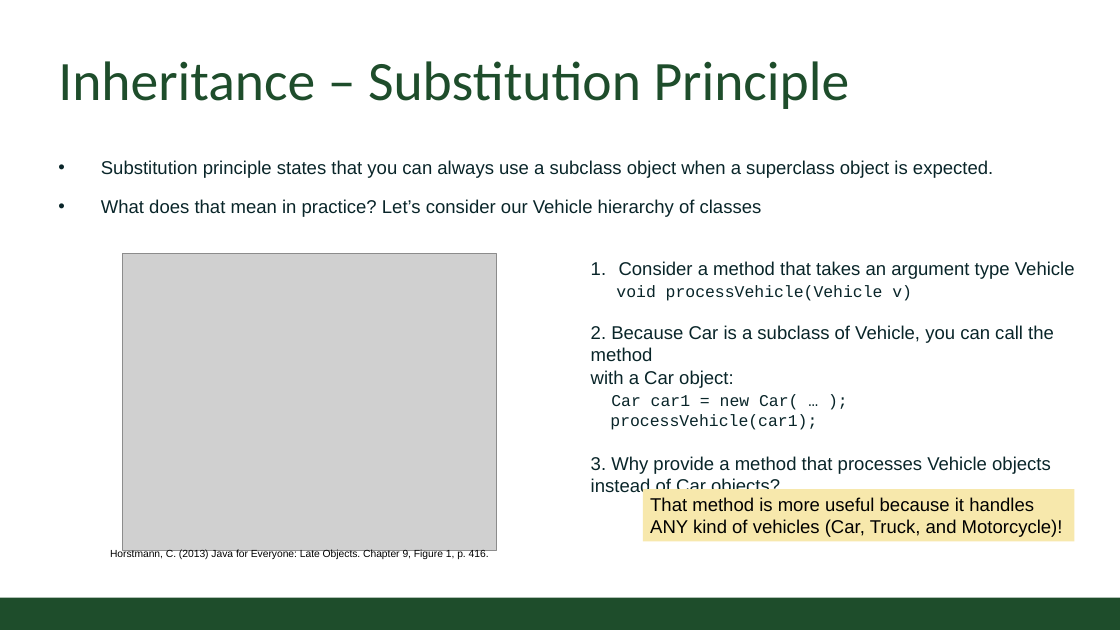
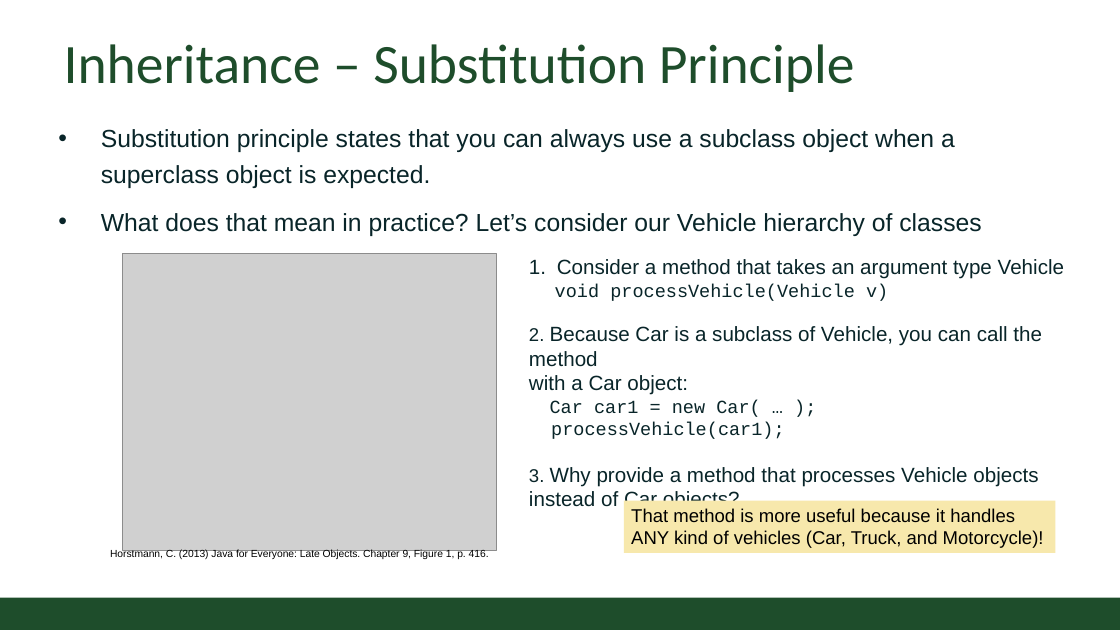
Before and after one commit to CSU-CompSci-CS163-4/Handouts, a slide deck: slide 4 of slides/On-Campus/07_03_Inheritance.pptx. Drawn at 1120x630 pixels with LibreOffice and Linux fonts; fonts in the diff are those of the drawing; grey boxes stand for pictures; background and template pictures are left out. Boxes give left, top, right and bottom in pixels: in the first picture for what was removed or moved away, otherwise in the second. Text is boxed around its words. In the diff, an @@ line names an element or a change of style, - is before the commit and + after.

Commit message:
Inheritance lecture update

```diff
--- a/slides/On-Campus/07_03_Inheritance.pptx
+++ b/slides/On-Campus/07_03_Inheritance.pptx
@@ title "Inheritance – Substitution Principle": place and size @@
-title "Inheritance – Substitution Principle" at [58,61,850,109]
+title "Inheritance – Substitution Principle" at [64,44,855,92]
@@ text "Substitution principle states that you ...": place and size @@
-text "Substitution principle states that you ..." at [101,160,993,217]
+text "Substitution principle states that you ..." at [101,129,981,236]
@@ text "Substitution principle states that you ..." at [101,129,981,236]: size 18 to 24 pt @@
@@ text "Consider a method that takes ...": place and size @@
-text "Consider a method that takes ..." at [591,261,1075,489]
+text "Consider a method that takes ..." at [529,259,1064,487]
@@ text "Consider a method that takes ..." at [529,259,1064,487]: size 18 to 20 pt in "Consider a method that takes an argument ...", "Because Car is a subclass of Vehicle, ...", "with a Car object:", "Why provide a method that processes Vehicle ..." and 1 more places; size 16 to 18 pt in "void processVehicle(Vehicle v)", "Car car1 = new Car( … );", "processVehicle(car1);" @@
@@ rectangle "That method is more useful ...": place and size @@
-rectangle "That method is more useful ..." at [643,489,1074,542]
+rectangle "That method is more useful ..." at [624,500,1056,553]
```
Also in this commit, not shown: 9 other slides changed, 1 other file.
